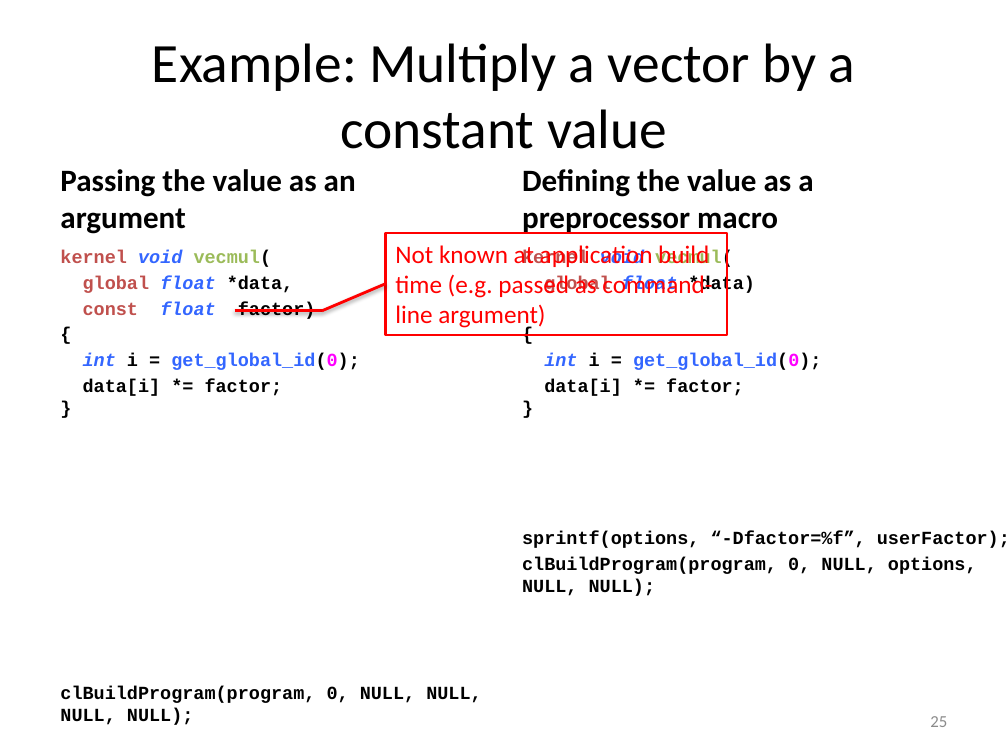
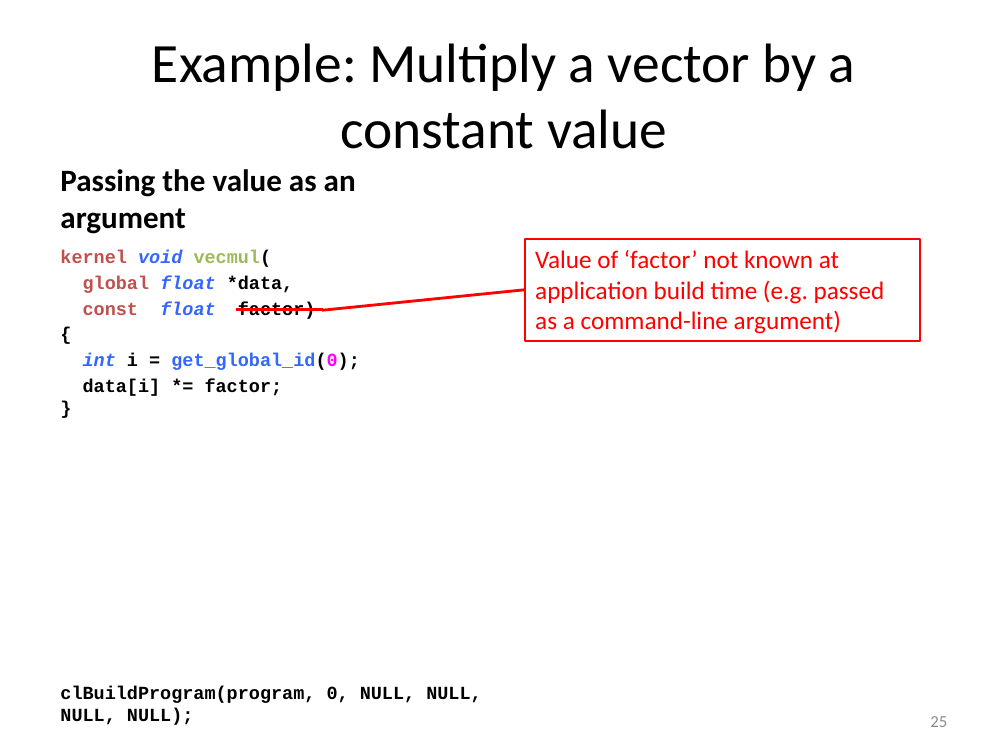
Before and after one commit to UoB-HPC/opencl-training-slides, a slide deck: slide 25 of advanced_part2.pptx. Drawn at 1008x756 pixels with LibreOffice and Linux fonts; fonts in the diff are those of the drawing. Boxes give left, top, right and bottom in pixels: in the first picture for what was removed or moved away, otherwise in the second. Text is boxed around its words. In the diff, an @@ line names an element or a change of style, - is before the commit and + after.

Commit message:
Clarification of kernel compiler flags and expanded metaprogramming example to multiple slides for PDF

```diff
--- a/advanced_part2.pptx
+++ b/advanced_part2.pptx
@@ text removed at (522, 169, 813, 236) @@
-Defining the value as a preprocessor macro
@@ rectangle "Value of ‘factor’ not known ...": place and size @@
-rectangle "Value of ‘factor’ not known ..." at (385, 233, 727, 335)
+rectangle "Value of ‘factor’ not known ..." at (525, 239, 919, 341)
@@ text removed at (522, 250, 1008, 596) @@
-kernel void vecmul(
-global float *data)
-{
-int i = get_global_id(0);
-data[i] *= factor;
-}
-sprintf(options, “-Dfactor=%f”, userFactor);
-clBuildProgram(program, 0, NULL, options, NULL, NULL);
@@ text in rectangle at (535, 250, 885, 334): text changed @@
-Not known at application build time (e.g. passed as command-line argument)
+Value of ‘factor’ not known at application build time (e.g. passed as a command-line argument)
@@ line moved from (322, 310) - (385, 283) to (322, 310) - (525, 289) @@
```
Also in this commit, not shown: 1 other slide changed, 1 slide added, 1 other file.
